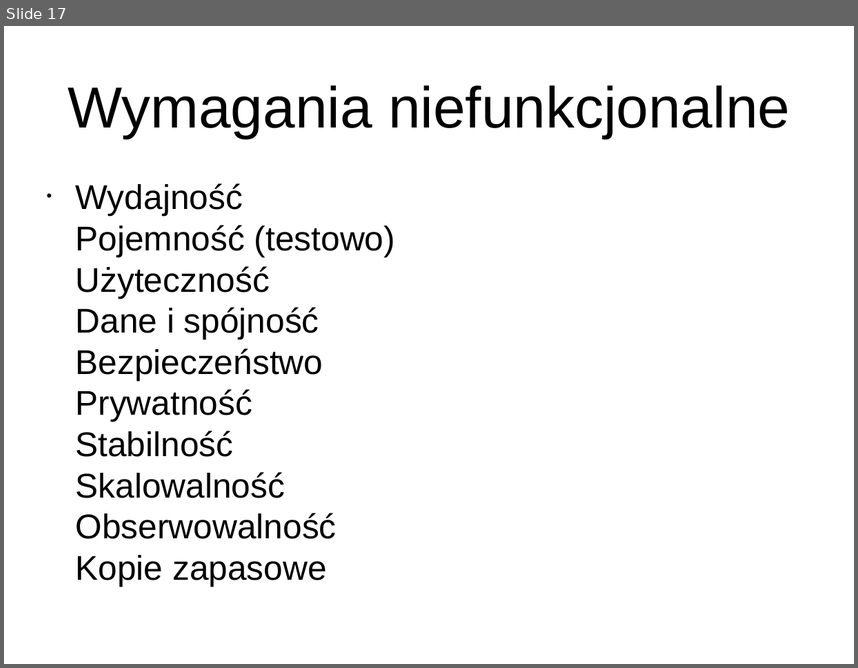
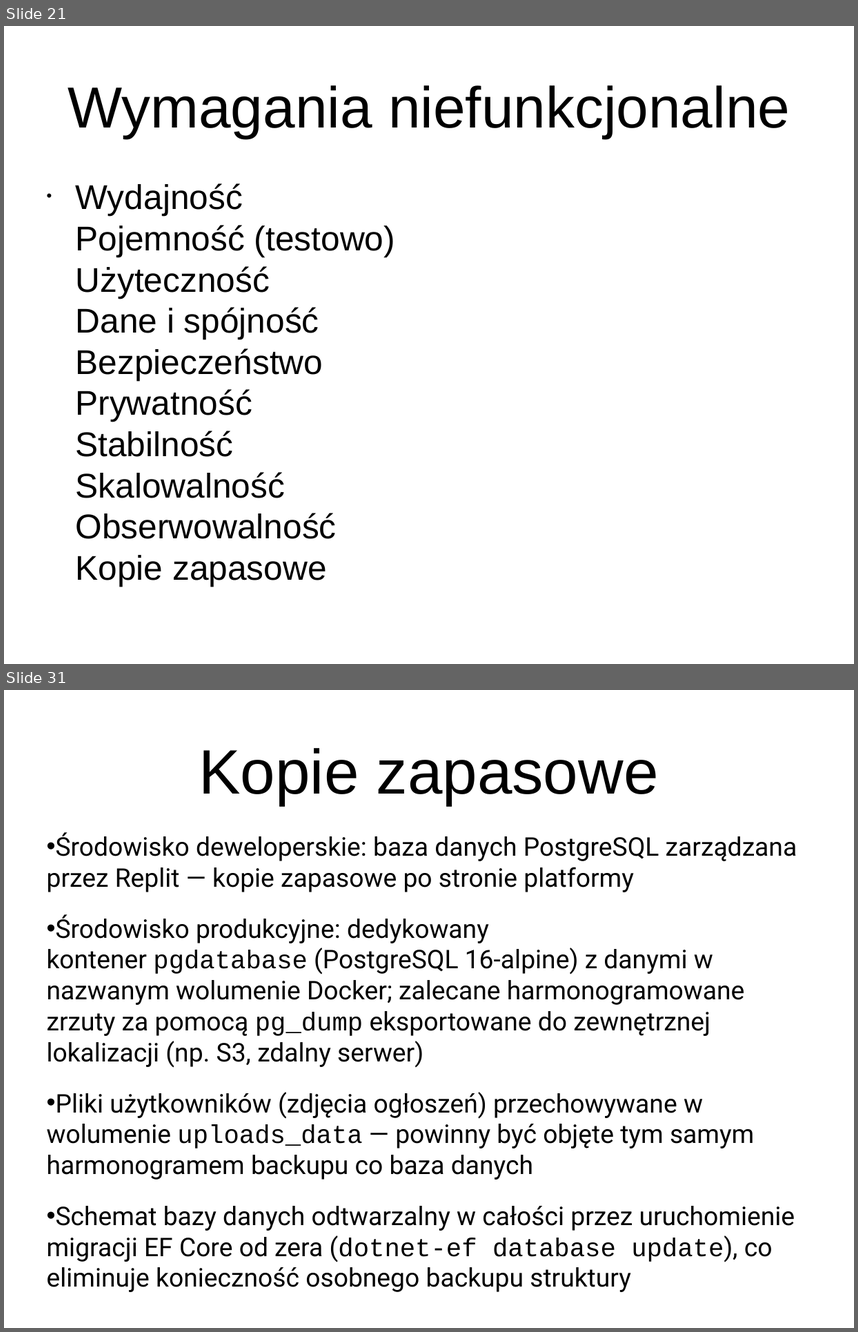
Before and after one commit to Majkul/Projekt_Zespolowy, a slide deck: ProjektZespolowyGr3/Presentation/TH2025GR3.pptx. Shown one above the other, each under a label of ours: slide 17 before the commit, slides 21 and 31 after it; the slides between them are not shown. The pictures are 858x668 and 858x1332 pixels, drawn with LibreOffice and Linux fonts; fonts in the diff are those of the drawing. Boxes give left, top, right and bottom in pixels: in the first picture for what was removed or moved away, otherwise in the second. Text is boxed around its words. In the diff, an @@ line names an element or a change of style, - is before the commit and + after.

```diff
--- a/ProjektZespolowyGr3/Presentation/TH2025GR3.pptx
+++ b/ProjektZespolowyGr3/Presentation/TH2025GR3.pptx
@@ slide 31 added at bbox=[4, 690, 854, 1328], background #FFFFFF @@
@@ title added at bbox=[199, 748, 659, 805], 58.5 pt, text #000000 @@
+Kopie zapasowe
@@ text added at bbox=[47, 832, 797, 1292], 24 pt, text #000000 @@
+• Środowisko deweloperskie: baza danych PostgreSQL zarządzana przez Replit — kopie zapasowe po stronie platformy
+• Środowisko produkcyjne: dedykowany kontener pgdatabase (PostgreSQL 16-alpine) z danymi w nazwanym wolumenie Docker; zalecane harmonogramowane zrzuty za pomocą pg_dump eksportowane do zewnętrznej lokalizacji (np. S3, zdalny serwer)
+• Pliki użytkowników (zdjęcia ogłoszeń) przechowywane w wolumenie uploads_data — powinny być objęte tym samym harmonogramem backupu co baza danych
+• Schemat bazy danych odtwarzalny w całości przez uruchomienie migracji EF Core od zera (dotnet-ef database update), co eliminuje konieczność osobnego backupu struktury
@@ what was slide 17 is now slide 21 @@
```
Also in this commit, not shown: 1 slide changed, 61 other slides added.
